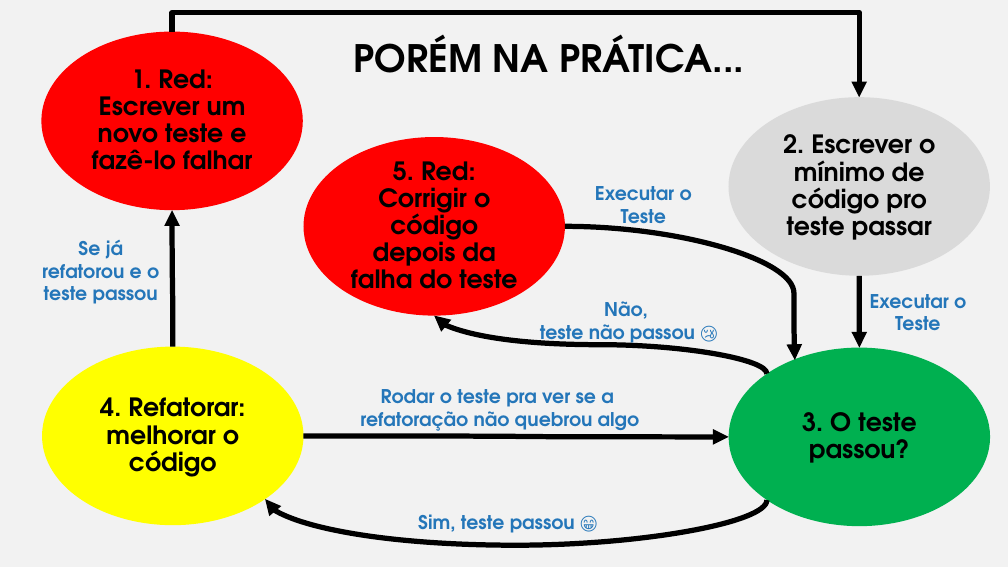
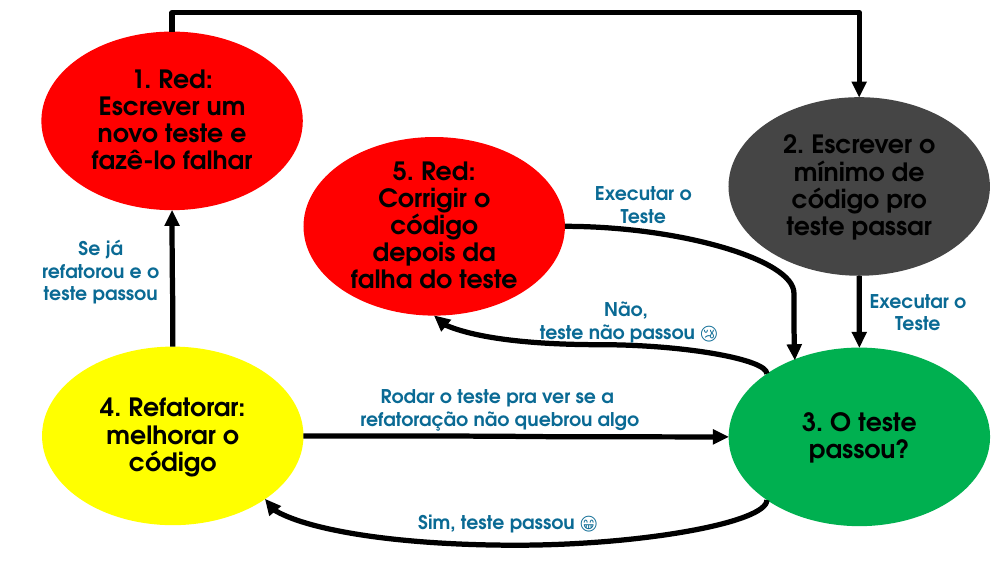
Before and after one commit to Claudio-Barbosa-da-Silva/testes-de-software, a slide deck: slide 28 of projects/01-introducao-tdd/tdd.pptx. Drawn at 1008x567 pixels with LibreOffice and Linux fonts; fonts in the diff are those of the drawing. Boxes give left, top, right and bottom in pixels: in the first picture for what was removed or moved away, otherwise in the second. Text is boxed around its words. In the diff, an @@ line names an element or a change of style, - is before the commit and + after.

```diff
--- a/projects/01-introducao-tdd/tdd.pptx
+++ b/projects/01-introducao-tdd/tdd.pptx
@@ background #F2F2F2 to #FFFFFF @@
@@ title removed at bbox=[354, 34, 744, 73] @@
-PORÉM NA PRÁTICA...
@@ ellipse at bbox=[729, 98, 991, 276]: fill #DADADA to #454545 @@
@@ text colour #2476B9 to #0A6B94 in 6 elements at bbox=[418, 514, 575, 533], bbox=[360, 389, 640, 431], bbox=[540, 301, 695, 347], bbox=[870, 294, 966, 331], bbox=[42, 240, 159, 304], bbox=[595, 186, 692, 231] @@
```
Also in this commit, not shown: 26 other slides changed, 1 slide added, 1 other file.
